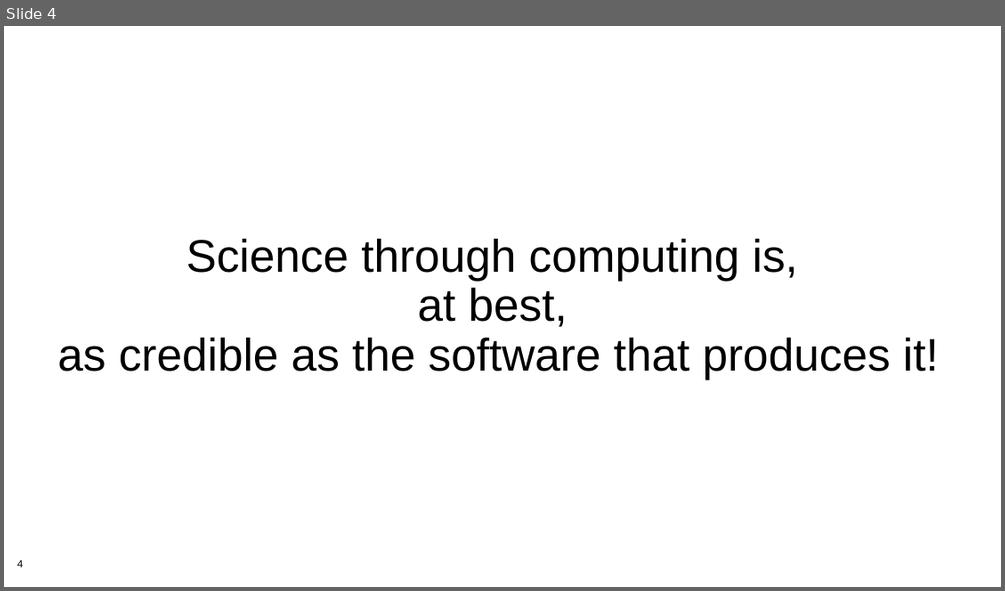
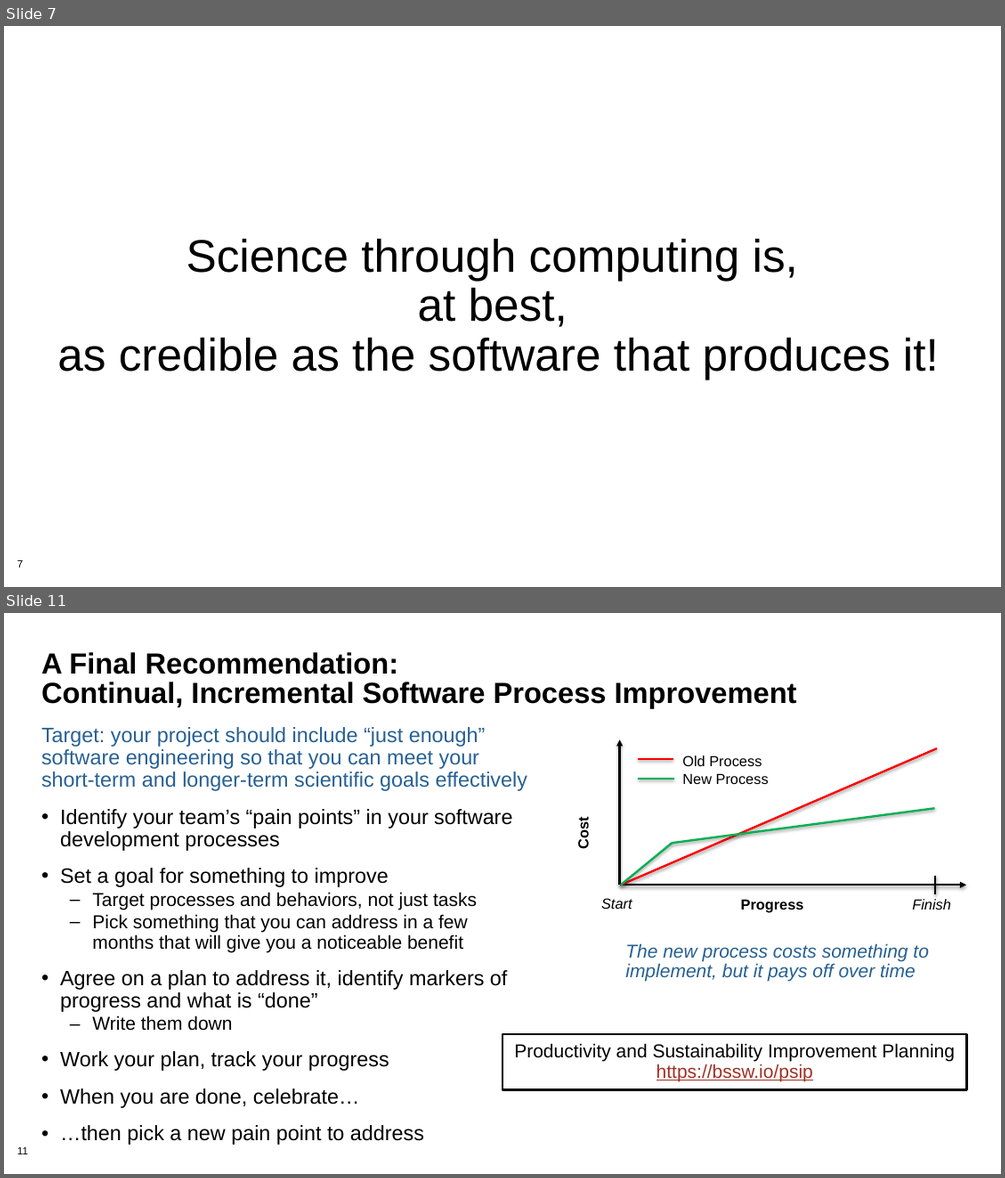
Before and after one commit to betterscientificsoftware/bssw-tutorial, a slide deck: presentations/summary.pptx. Shown one above the other, each under a label of ours: slide 4 before the commit, slides 7 and 11 after it; the slides between them are not shown. The pictures are 1005x591 and 1005x1178 pixels, drawn with LibreOffice and Linux fonts; fonts in the diff are those of the drawing; background and template pictures are left out. Boxes give left, top, right and bottom in pixels: in the first picture for what was removed or moved away, otherwise in the second. Text is boxed around its words. In the diff, an @@ line names an element or a change of style, - is before the commit and + after.

```diff
--- a/presentations/summary.pptx
+++ b/presentations/summary.pptx
@@ slide 11 added at [4,613,1001,1174], background #FFFFFF; not listed: 1 template element that a slide beside it also shows @@
@@ title added at [41,652,797,708], 28 pt, text #000000, bold @@
+A Final Recommendation:
+Continual, Incremental Software Process Improvement
@@ text added at [41,727,527,1144], 20 pt, text #000000 @@
+Target: your project should include “just enough” software engineering so that you can meet your short-term and longer-term scientific goals effectively
+• Identify your team’s “pain points” in your software development processes
+• Set a goal for something to improve
+  – Target processes and behaviors, not just tasks
+  – Pick something that you can address in a few months that will give you a noticeable benefit
+• Agree on a plan to address it, identify markers of progress and what is “done”
+  – Write them down
+• Work your plan, track your progress
+• When you are done, celebrate…
+• …then pick a new pain point to address
@@ group added at [575,739,966,913]: 6 lines, 5 texts, 2 arrows @@
+Cost
+Progress
+Start
+Finish
+Old Process
+New Process
@@ text added at [625,943,928,981], 18 pt, text #266093, italic @@
+The new process costs something to implement, but it pays off over time
@@ rectangle added at [502,1034,966,1090], outline #000000 2 pt, 18 pt, text #000000 @@
+Productivity and Sustainability Improvement Planning
+https://bssw.io/psip
@@ what was slide 4 is now slide 7 @@
@@ page number at [17,560,23,567]: text changed @@
-4
+7
```
Also in this commit, not shown: 3 slides changed, 5 other slides added, 1 other file.
